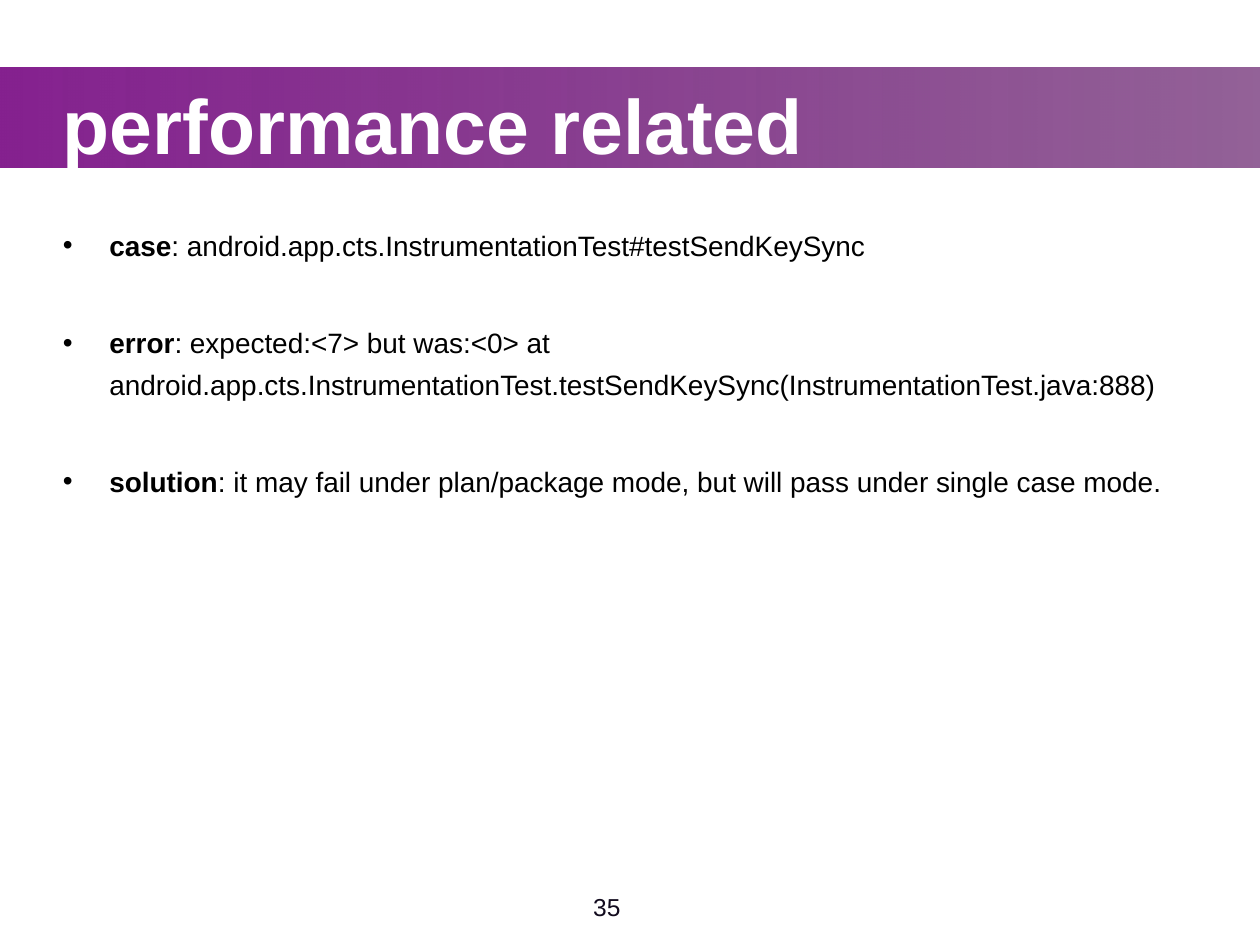
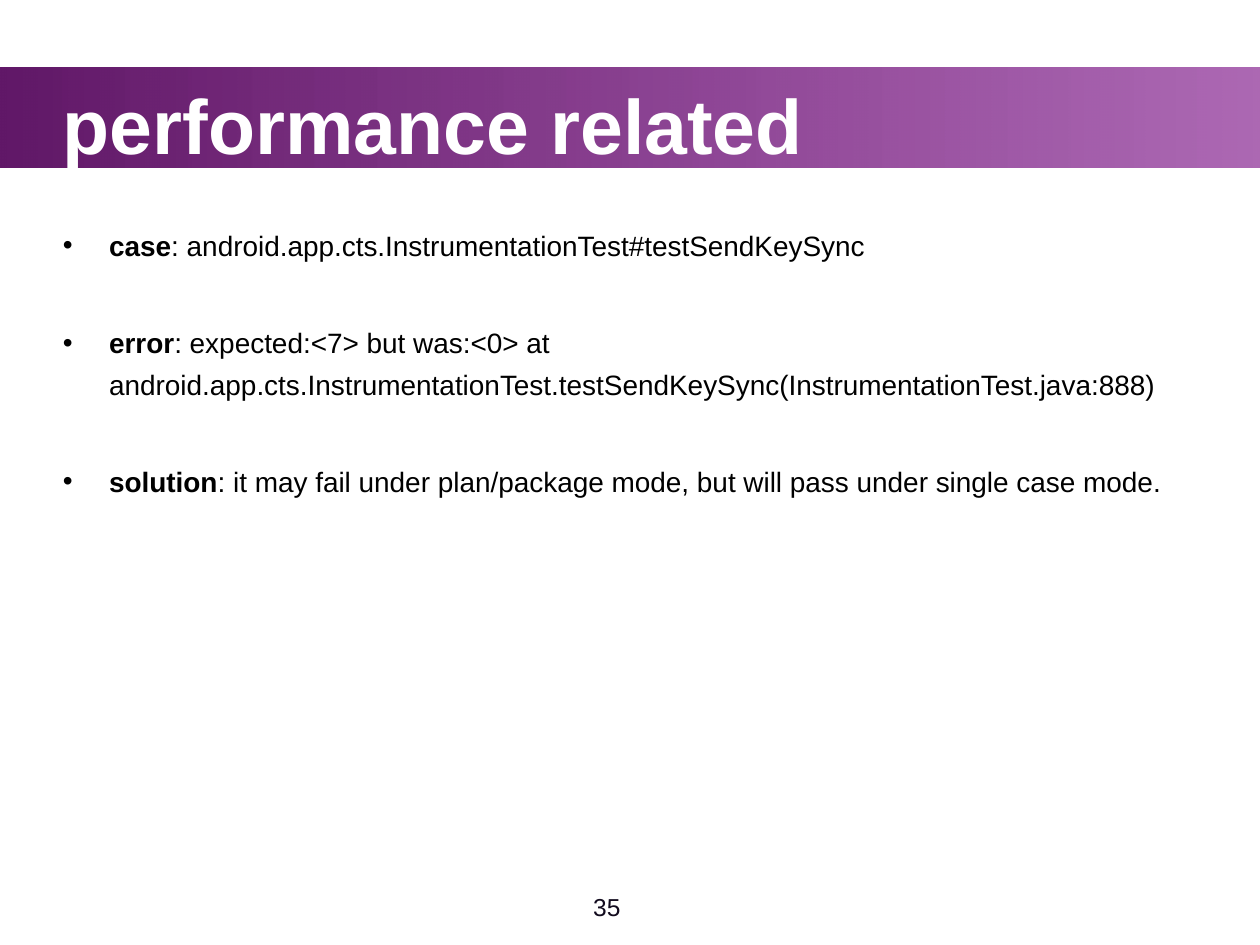
Before and after one commit to widerules/system-information, a slide deck: slide 35 of cts/CTS-training.ppt. Drawn at 1260x945 pixels with LibreOffice and Linux fonts; fonts in the diff are those of the drawing; background and template pictures are left out. Boxes give left, top, right and bottom in pixels: in the first picture for what was removed or moved away, otherwise in the second. Text is boxed around its words. In the diff, an @@ line names an element or a change of style, - is before the commit and + after.

```diff
--- a/cts/CTS-training.ppt
+++ b/cts/CTS-training.ppt
@@ rectangle at (0, 67, 1260, 166): fill gradient #85218F to #611868 to gradient #611868 to #85218F @@
```
Also in this commit, not shown: 39 other slides changed, 1 slide added, 1 other file.
